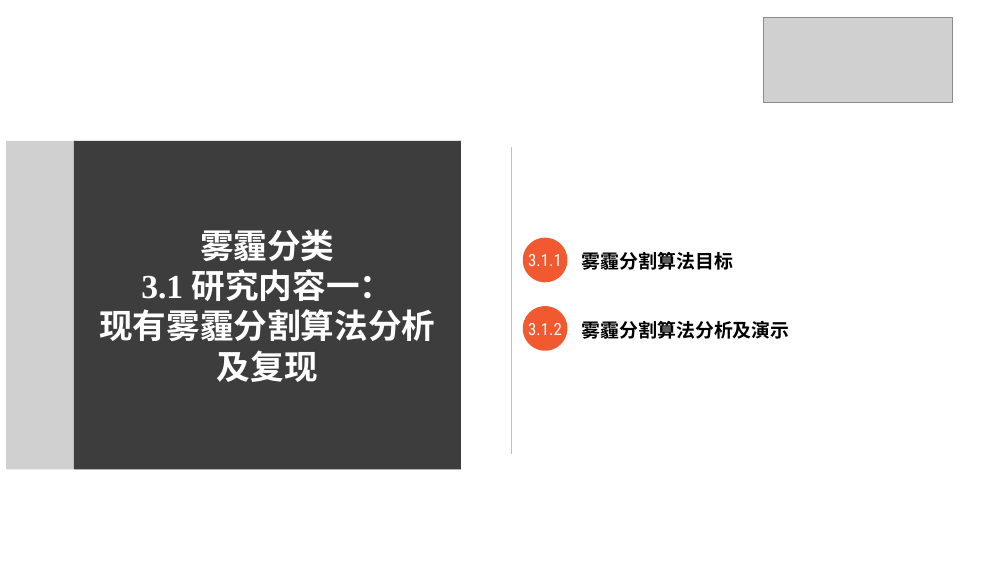
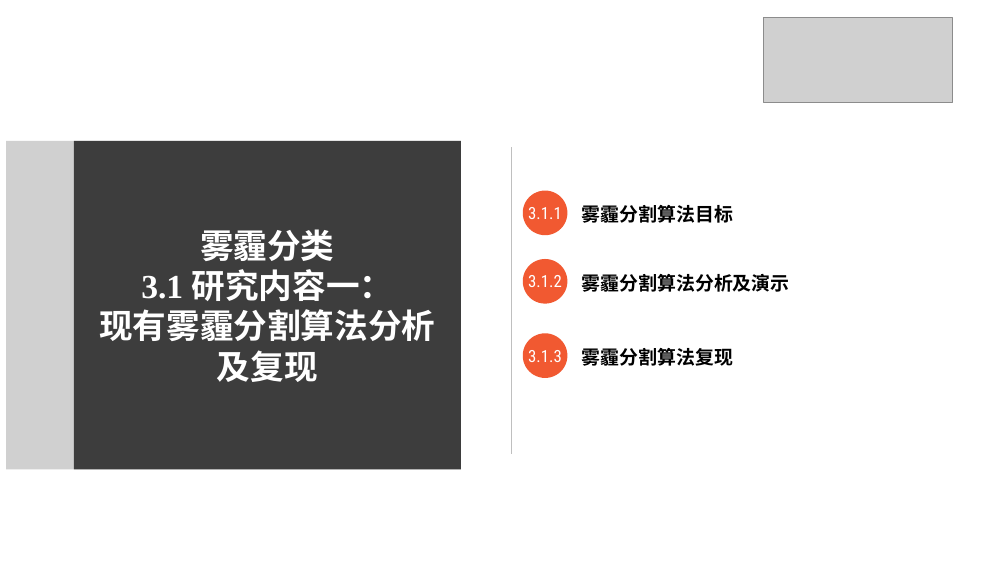
Before and after one commit to JYBlank-L/Unsupervised-Contrastive-Masking-for-Visual-Haze-Classification, a slide deck: slide 9 of 2021-09-04-雾霾检测算法_v1.pptx. Drawn at 1008x567 pixels with LibreOffice and Linux fonts; fonts in the diff are those of the drawing; grey boxes stand for pictures. Boxes give left, top, right and bottom in pixels: in the first picture for what was removed or moved away, otherwise in the second. Text is boxed around its words. In the diff, an @@ line names an element or a change of style, - is before the commit and + after.

```diff
--- a/2021-09-04-雾霾检测算法_v1.pptx
+++ b/2021-09-04-雾霾检测算法_v1.pptx
@@ 2 ellipses, 2 texts: place and size @@
-2 ellipses, 2 texts at [523, 237, 790, 351]
+2 ellipses, 2 texts at [523, 191, 790, 304]
@@ ellipse added at [523, 333, 568, 378], fill #F15931, 16 pt, text #FFFFFF @@
+3.1.3
@@ text added at [582, 348, 733, 366], 18 pt, text #000000, bold @@
+雾霾分割算法复现
```
Also in this commit, not shown: 4 other slides changed, 8 slides added.
